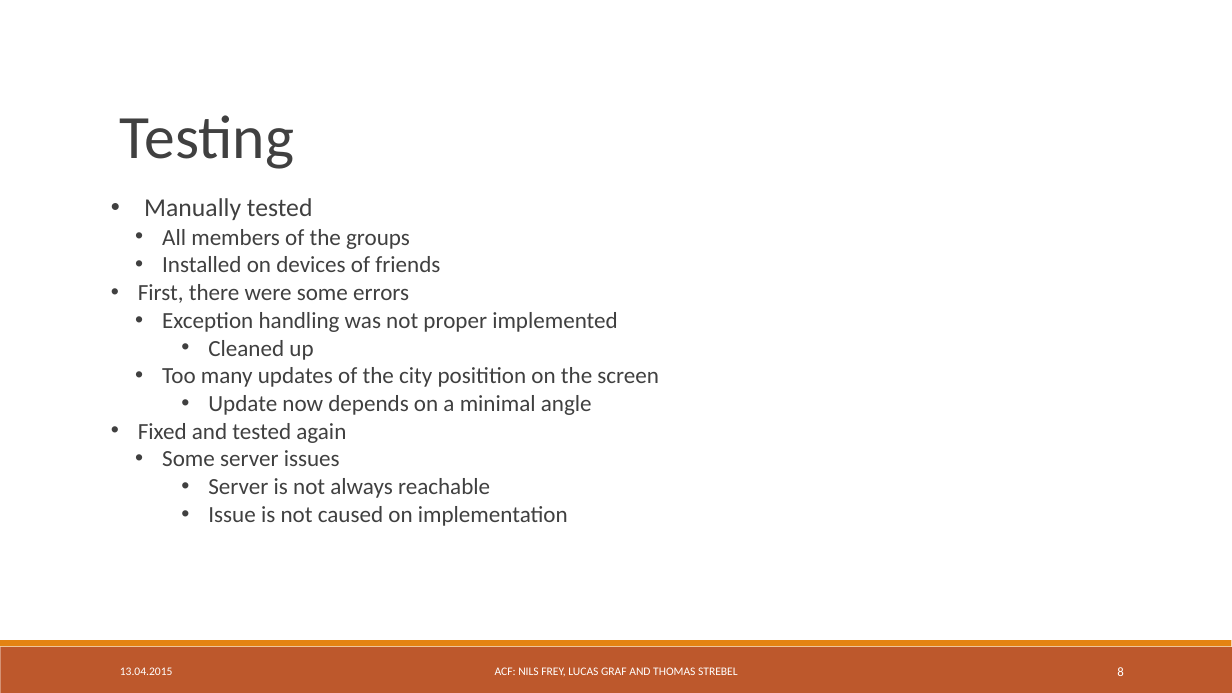
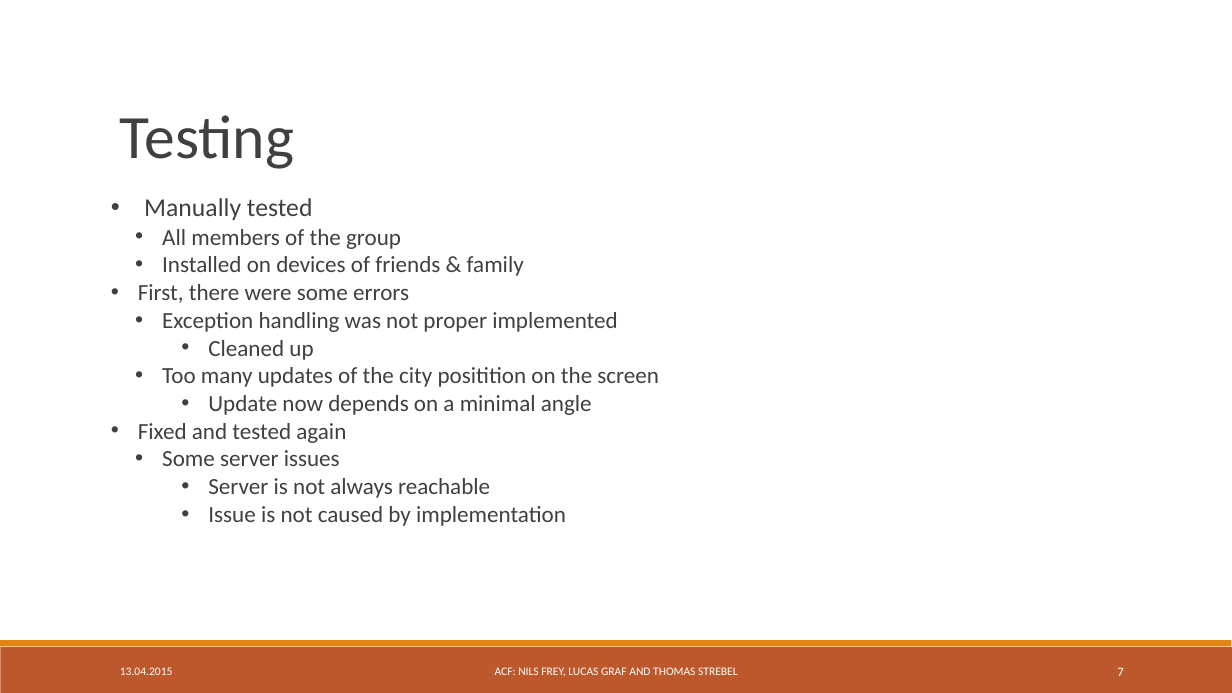
Before and after one commit to freyn42/TSM_MobOp, a slide deck: slide 7 of Presentation/TSM_MobOp Mini Project.ppt (slide 8 before the commit). Drawn at 1232x693 pixels with LibreOffice and Linux fonts; fonts in the diff are those of the drawing. Boxes give left, top, right and bottom in pixels: in the first picture for what was removed or moved away, otherwise in the second. Text is boxed around its words. In the diff, an @@ line names an element or a change of style, - is before the commit and + after.

```diff
--- a/Presentation/TSM_MobOp Mini Project.ppt
+++ b/Presentation/TSM_MobOp Mini Project.ppt
@@ text at (x1=162, y1=229, x2=524, y2=276): text changed @@
-  • All members of the groups
-  • Installed on devices of friends
+  • All members of the group
+  • Installed on devices of friends & family
@@ text at (x1=208, y1=506, x2=566, y2=526): text changed @@
-    • Issue is not caused on implementation
+    • Issue is not caused by implementation
@@ page number at (x1=1117, y1=667, x2=1123, y2=676): text changed @@
-8
+7
```
Also in this commit, not shown: 4 other slides changed, 1 slide removed.
